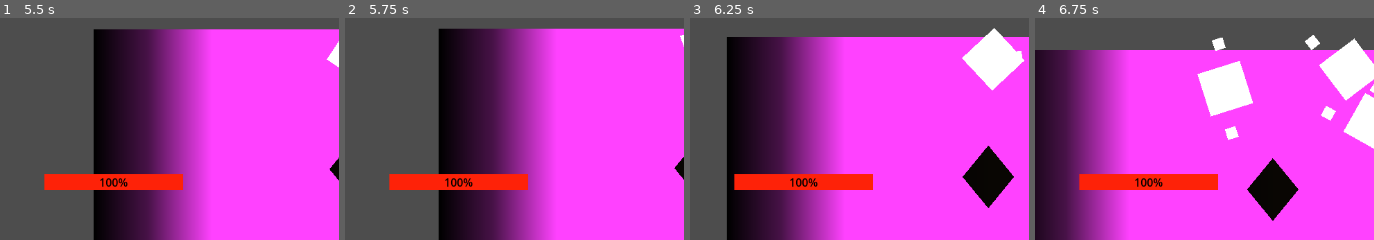
Above: before the commit, frames 1-4 (left to right).
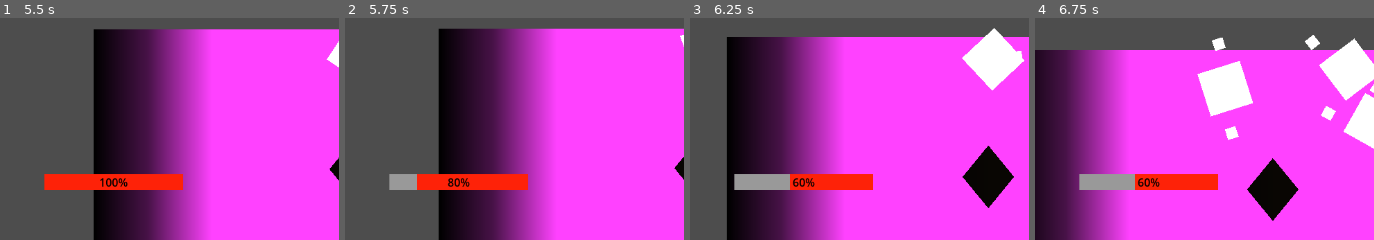
Above: after the commit, the same moments.

Repository: CatalinVini/TopDownGeometryCombatGame
Game: Godot game, scene res://World.tscn
Same seed, same stepped clock (60 frames per second), same inputs: the game is played once before the commit and once after it.
Inputs (mouse positions are % of the whole screen's width and height, from its top left):
- Up to frame 1 (5.5 s): move the mouse to (85, 44) at 0.52 s; hold D (right) 0.53-1.28 s; click (85, 44) at 0.6 s; right-click (85, 44) at 0.8 s; move the mouse to (35, 54) at 1.27 s; hold S (down) 1.28-2.03 s; right-click (35, 54) at 1.35 s; click (35, 54) at 1.55 s; move the mouse to (71, 27) at 2.02 s; hold D (right) 2.03-2.78 s; click (71, 27) at 2.1 s; right-click (71, 27) at 2.3 s; move the mouse to (53, 70) at 2.77 s; hold W (up) 2.78-3.53 s; right-click (53, 70) at 2.85 s; click (53, 70) at 3.05 s; move the mouse to (94, 65) at 3.52 s; hold A (left) 3.53-5.03 s; tap Space (grab) at 3.6 s; right-click (94, 65) at 3.8 s; move the mouse to (24, 34) at 4.27 s; click (24, 34) at 4.35 s; move the mouse to (65, 49) at 5.02 s; hold S (down) from 5.03 s (still down); right-click (65, 49) at 5.1 s
- Up to frame 2 (5.75 s): keep holding S (down)
- Up to frame 3 (6.25 s): move the mouse to (41, 24) at 5.77 s; release S (down) at 5.78 s; hold D (right) from 5.78 s (still down); click (41, 24) at 5.85 s
- Up to frame 4 (6.75 s): move the mouse to (85, 44) at 6.52 s; release D (right) at 6.53 s; hold W (up) from 6.53 s (still down); right-click (85, 44) at 6.6 s
The pictures show only the part of the screen within x 0-50%, y 50-100%; the shares and areas given below are measured in that part.

Frame 1 is identical in both runs. In frame 2, 0.8% of the frame differs, in the area x 12-38%, y 70-78%; in frame 3, 1.4%; in frame 4, 1.4%.

Commit message:
Fixed Damage Taken of the Player

Diff:
--- a/character_body_2d.gd
+++ b/character_body_2d.gd
@@ -40,7 +40,7 @@
 var grab_button_pressed_number = 0
 var successfull_parry = false
 var HitPoints = 100
-var damage_per_hit = 25
+var damage_per_hit = 20
 var EnemySquare
 var EnemyArray
 var enemy_body_ID
@@ -181,9 +181,9 @@
 
 func get_hurt():
 
-	if (successfull_parry == false) && (EnemySquare.attack_hit == true):
-		EnemySquare.attack_hit = false
-		#print ("Player Hurt")
+	if (successfull_parry == false) && (Global_variables_functions.enemy_attack_hit == true):
+		Global_variables_functions.enemy_attack_hit = false
+		print ("Player Hurt")
 		HitPoints -= damage_per_hit
 
 
--- a/enemy_script.gd
+++ b/enemy_script.gd
@@ -59,7 +59,6 @@
 	player_pos = Player.get_global_position()
 	enemy_pos = get_global_position()
 
-
 func _physics_process(delta: float) -> void:
 
 	move()
@@ -298,7 +297,7 @@
 func _on_enemy_timer_hit_timeout() -> void:
 
 	if (Player.block_state == false)&&((area_detection == true)):
-		attack_hit = true
+		Global_variables_functions.enemy_attack_hit = true
 
 	enemy_get_parried()
 
--- a/global.gd
+++ b/global.gd
@@ -4,3 +4,4 @@
 var enemy_attack_connected = false
 var successfull_parry = false
 var enemy_attack_area_collided = false
+var enemy_attack_hit = false
